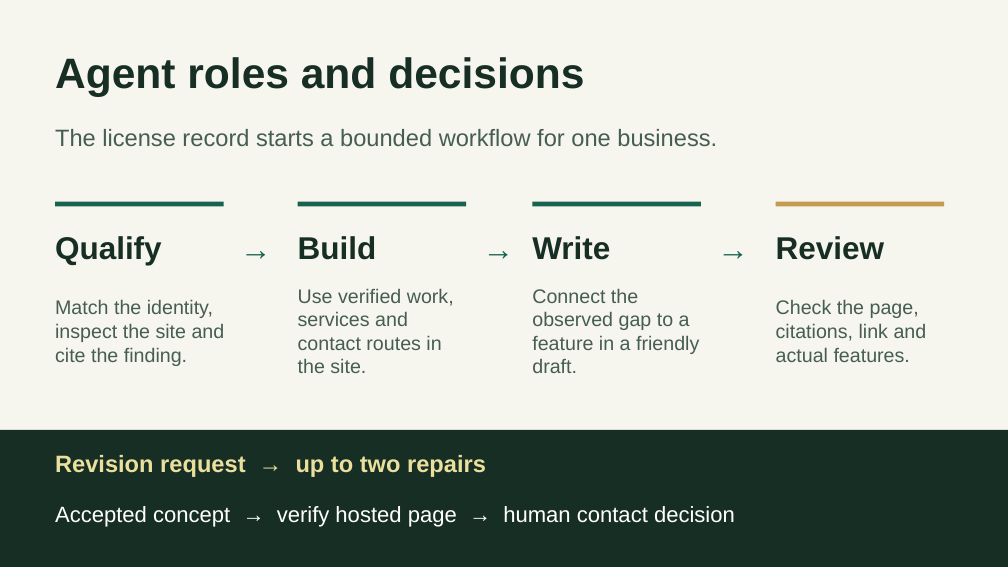
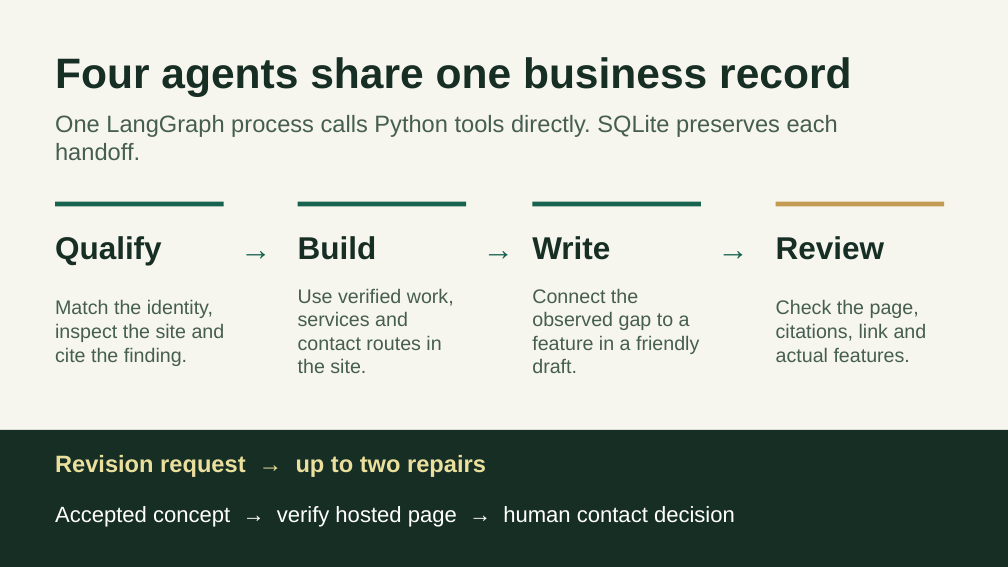
Before and after one commit to Abraham21/sitescout-capstone, a slide deck: slide 3 of submission/SiteScout Presentation.pptx. Drawn at 1008x567 pixels with LibreOffice and Linux fonts; fonts in the diff are those of the drawing. Boxes give left, top, right and bottom in pixels: in the first picture for what was removed or moved away, otherwise in the second. Text is boxed around its words. In the diff, an @@ line names an element or a change of style, - is before the commit and + after.

Commit message:
Track outreach, verify painter contact paths, and align the capstone handoff

```diff
--- a/submission/SiteScout Presentation.pptx
+++ b/submission/SiteScout Presentation.pptx
@@ text at [55, 57, 851, 96]: text changed @@
-Agent roles and decisions
+Four agents share one business record
@@ text at [55, 115, 838, 160]: text changed @@
-The license record starts a bounded workflow for one business.
+One LangGraph process calls Python tools directly. SQLite preserves each handoff.
```
Also in this commit, not shown: 7 other slides changed, 23 other files.
